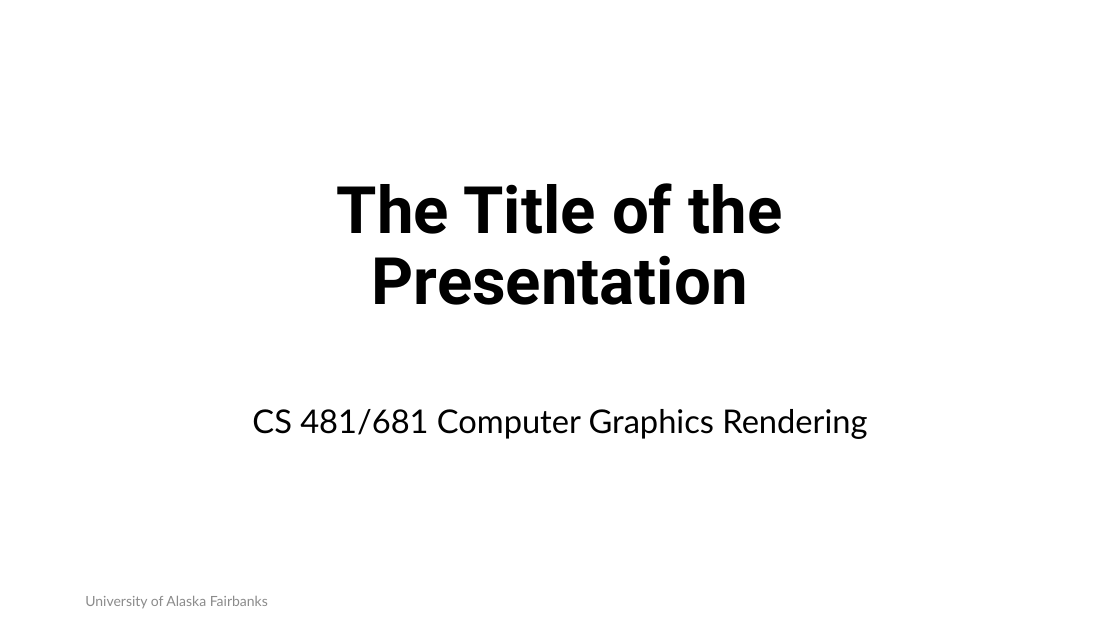
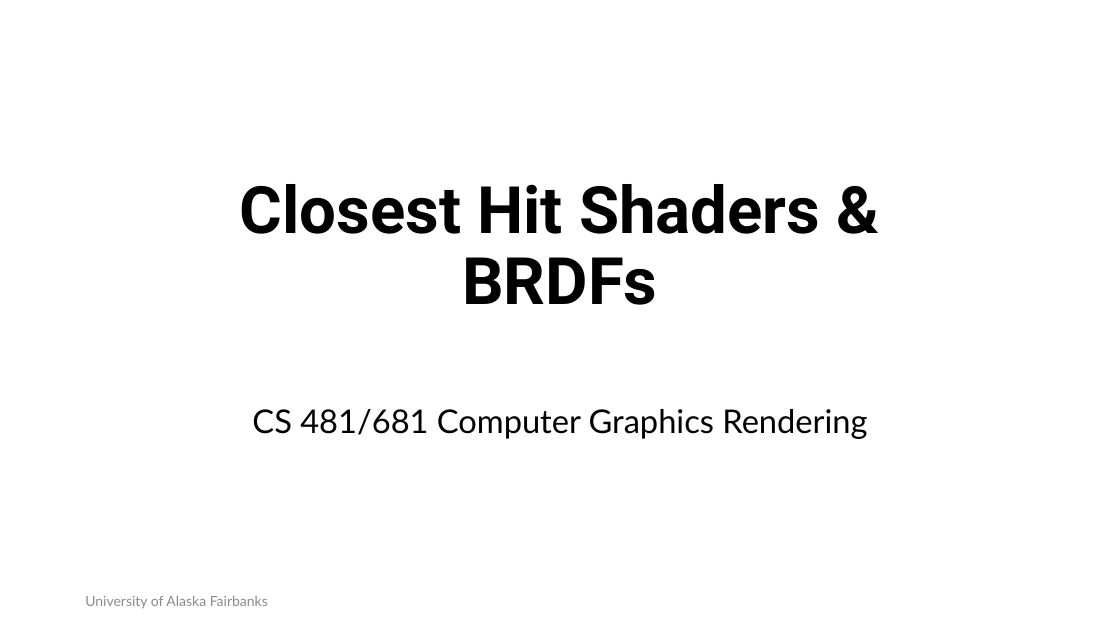
Before and after one commit to RahidZaman/cs481681-cgr, a slide deck: slide 1 of slides/pptx/week06.pptx. Drawn at 1120x630 pixels with LibreOffice and Linux fonts; fonts in the diff are those of the drawing; background and template pictures are left out. Boxes give left, top, right and bottom in pixels: in the first picture for what was removed or moved away, otherwise in the second. Text is boxed around its words. In the diff, an @@ line names an element or a change of style, - is before the commit and + after.

```diff
--- a/slides/pptx/week06.pptx
+++ b/slides/pptx/week06.pptx
@@ title at [240,184,820,305]: text changed @@
-The Title of the Presentation
+Closest Hit Shaders & BRDFs
```
Also in this commit, not shown: 1 other slide changed, 13 slides added, 2 slides removed, 10 other files.
